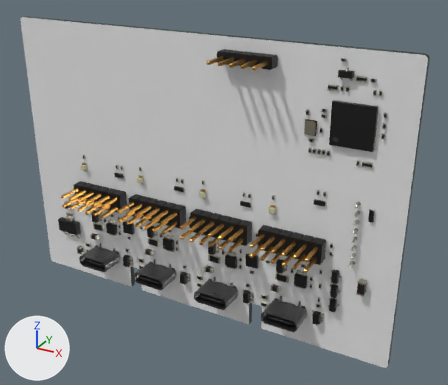
Before and after pictures for a commit that changed the glTF model site/assets/pcb/data-port-x4-v2-base.glb.
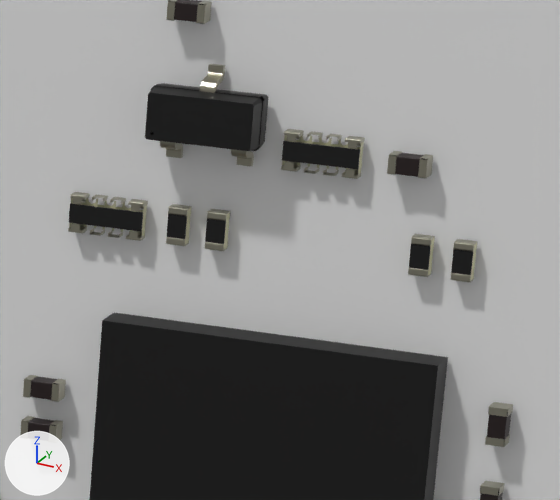
There are two pictures of each version: one whole from a camera (50 mm lens) standing at (121.8, -117.2, 22.2) and looking at (56.9, 0.9, -36.8), one close up on the part from 71% to 88% of the width and 15% to 33% of the height. The lights are fixed; the arrows at lower left show +X, +Y and +Z. The older version's two pictures come first. Where no turn or scale is listed for an object, it has been applied to the vertices. Vertices at exactly the same position are counted once.
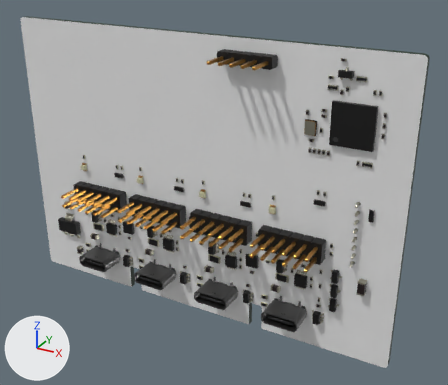
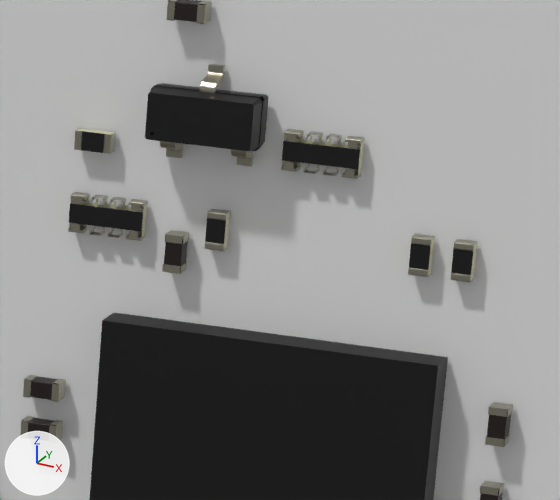
Pixel boxes [x1, y1, x2, y2] of what changed, in the close-ups (560 x 500 px; the box of a moved part takes in the faces that stretch with it):
part 1 of me_mesh_0, moved or reshaped
    before: [166, 204, 192, 246]
    after: [74, 128, 116, 154]
part 2 of me_mesh_0, moved or reshaped
    before: [387, 151, 433, 178]
    after: [162, 230, 189, 274]

Diff of the bpy script that builds the scene:
```diff
--- a/site/assets/pcb/data-port-x4-v2-base.glb.py
+++ b/site/assets/pcb/data-port-x4-v2-base.glb.py
@@ me_mesh_0 @@
 me_mesh_0.from_pydata(...)  # 35799 vertices, 61551 faces; spans x 0.0..100.0, y -16.2..0.0, z 0.0..70.0
 # used by ob_mesh_0; location = (0.0, 6.09, -70.0)
+# me_mesh_0 part 1: the loose piece of 92 vertices spanning x 84.4..84.9, y -8.0..-7.7, z 61.6..62.6 is turned -90 degrees about the y axis through its middle, then moved by (-2.4, 0.0, 1.9)
+# me_mesh_0 part 2: the loose piece of 96 vertices spanning x 90.1..91.1, y -8.2..-7.7, z 64.2..64.7 is turned 90 degrees about the y axis through its middle, then moved by (-5.9, 0.0, -3.0)
 me_mesh_0.materials.append(mat_finish_data_port_x4_v2_base_0)
```
